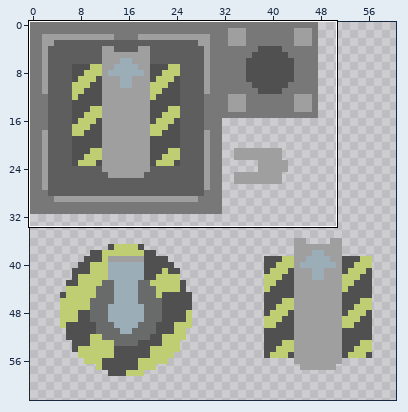
Sprite sheet, stored at Junkstar Rework/Assets/Sprites/Tilemaps/ShipWeaps_Tilemap.png. Above, an overview of the earlier version with the close-up marked.
Close-up. Before the edit:
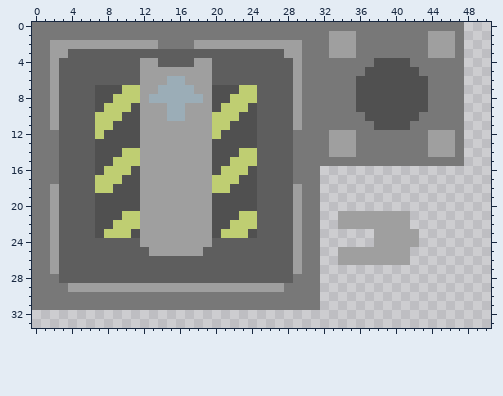
The file is 128x128 pixels. Shown: x 0..50, y 0..33. The wide view leaves out empty margins.
The result:
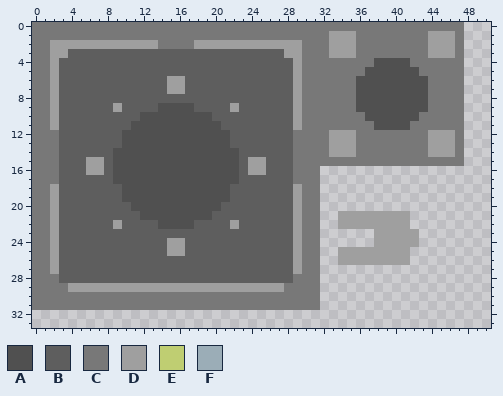
Palette (. is transparent): A #505050  B #5e5e5e  C #787878  D #9f9f9f  E #bfce72  F #9badb7
Diff:
{"y":4,"x":12,"old":"DD","new":"BB"}
{"y":4,"x":18,"old":"DD","new":"BB"}
{"y":5,"x":12,"old":"DDDDDDDD","new":"BBBBBBBB"}
{"y":6,"x":12,"old":"DDDFFDDD","new":"BBBDDBBB"}
{"y":7,"x":7,"old":"AAAEEDDFFFFDDAAAEE","new":"BBBBBBBBDDBBBBBBBB"}
{"y":8,"x":7,"old":"AAEEEDFFFFFFDAAEEE","new":"BBBBBBBBBBBBBBBBBB"}
{"y":9,"x":7,"old":"AEEEADDDFFDDDAEEEA","new":"BBDBBBBAAAABBBBDBB"}
{"y":10,"x":7,"old":"EEEAADDDFFDDDEEEAA","new":"BBBBBAAAAAAAABBBBB"}
{"y":11,"x":7,"old":"EEAA","new":"BBBB"}
{"y":11,"x":12,"old":"DDDDDDDDEEAAA","new":"AAAAAAAAABBBB"}
{"y":12,"x":7,"old":"EAA","new":"BBB"}
{"y":12,"x":12,"old":"DDDDDDDDE","new":"AAAAAAAAA"}
{"y":12,"x":22,"old":"AAA","new":"BBB"}
{"y":13,"x":7,"old":"AAA","new":"BBB"}
{"y":13,"x":12,"old":"DDDDDDDD","new":"AAAAAAAA"}
{"y":13,"x":22,"old":"AAA","new":"BBB"}
{"y":14,"x":7,"old":"AA","new":"BB"}
{"y":14,"x":10,"old":"EEDDDDDDDD","new":"AAAAAAAAAA"}
{"y":14,"x":23,"old":"EE","new":"BB"}
{"y":15,"x":6,"old":"BAAEEEDDDDDDDD","new":"DDBAAAAAAAAAAA"}
{"y":15,"x":22,"old":"EEEB","new":"ABDD"}
{"y":16,"x":6,"old":"BAEEE","new":"DDBAA"}
{"y":16,"x":12,"old":"DDDDDDDD","new":"AAAAAAAA"}
{"y":16,"x":21,"old":"EEEAB","new":"AABDD"}
{"y":17,"x":7,"old":"EEE","new":"BBA"}
{"y":17,"x":12,"old":"DDDDDDDDEEEAA","new":"AAAAAAAAAAABB"}
{"y":18,"x":7,"old":"EEA","new":"BBB"}
{"y":18,"x":12,"old":"DDDDDDDDEEAAA","new":"AAAAAAAAAABBB"}
{"y":19,"x":7,"old":"AAA","new":"BBB"}
{"y":19,"x":12,"old":"DDDDDDDD","new":"AAAAAAAA"}
{"y":19,"x":22,"old":"AAA","new":"BBB"}
{"y":20,"x":7,"old":"AAAA","new":"BBBB"}
{"y":20,"x":12,"old":"DDDDDDDD","new":"AAAAAAAA"}
{"y":20,"x":21,"old":"AAAA","new":"BBBB"}
{"y":21,"x":7,"old":"AAAEEDDDDDDDDAAAEE","new":"BBBBBAAAAAAAABBBBB"}
{"y":22,"x":7,"old":"AAEEEDDDDDDDDAAEEE","new":"BBDBBBBAAAABBBBDBB"}
{"y":23,"x":7,"old":"AEEEADDDDDDDDAEEEA","new":"BBBBBBBBBBBBBBBBBB"}
{"y":24,"x":12,"old":"DDD","new":"BBB"}
{"y":24,"x":17,"old":"DDD","new":"BBB"}
{"y":25,"x":13,"old":"DD","new":"BB"}
{"y":25,"x":17,"old":"DD","new":"BB"}
